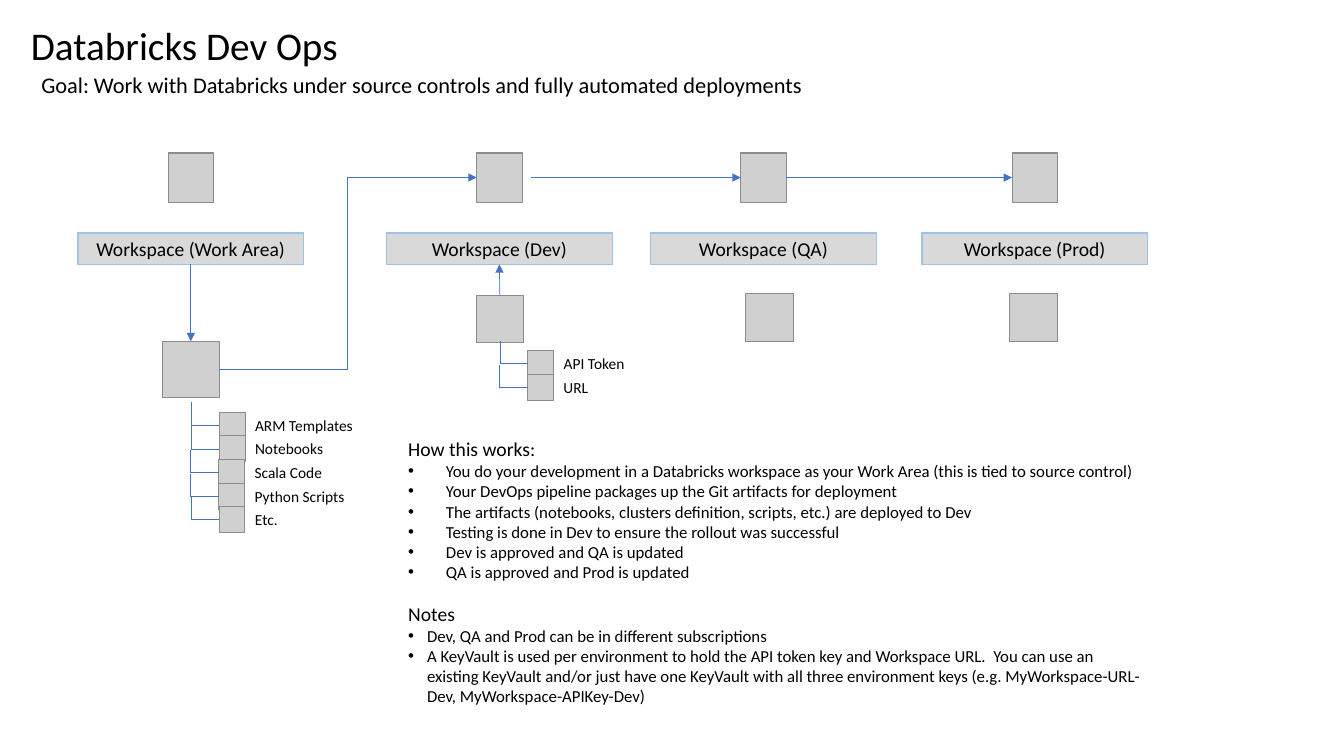
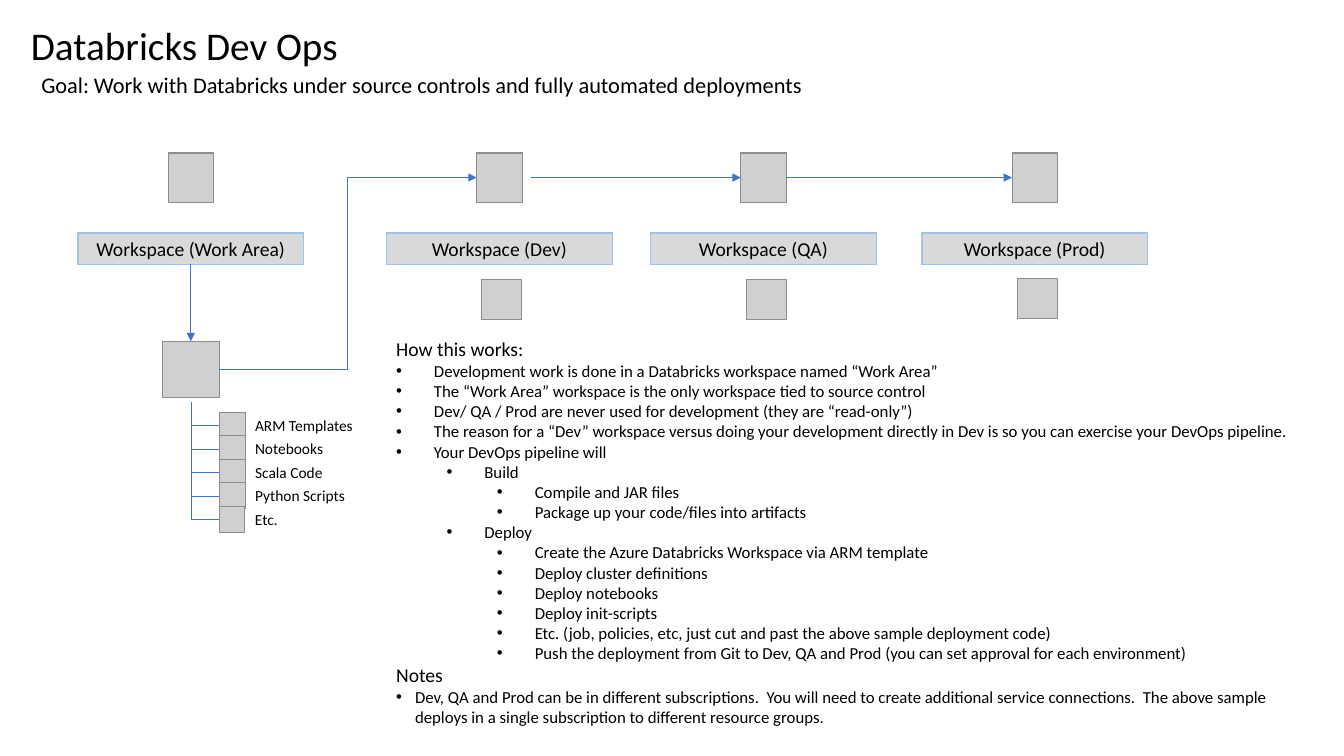
Before and after one commit to AdamPaternostro/Azure-Databricks-Dev-Ops, a slide deck: slide 1 of Databricks Dev Ops.pptx. Drawn at 1344x756 pixels with LibreOffice and Linux fonts; fonts in the diff are those of the drawing; grey boxes stand for pictures. Boxes give left, top, right and bottom in pixels: in the first picture for what was removed or moved away, otherwise in the second. Text is boxed around its words. In the diff, an @@ line names an element or a change of style, - is before the commit and + after.

```diff
--- a/Databricks Dev Ops.pptx
+++ b/Databricks Dev Ops.pptx
@@ arrow removed from (500, 295) to (499, 264) @@
@@ picture: place and size @@
-picture at box(476, 295, 523, 343)
+picture at box(482, 280, 522, 321)
@@ picture: place and size @@
-picture at box(746, 293, 793, 341)
+picture at box(746, 280, 786, 321)
@@ picture: place and size @@
-picture at box(1010, 293, 1058, 341)
+picture at box(1018, 278, 1059, 319)
@@ text "How this works:": place and size @@
-text "How this works:" at box(408, 442, 1139, 705)
+text "How this works:" at box(396, 342, 1286, 726)
@@ elbow line removed from (528, 364) to (500, 341) @@
@@ picture removed at box(528, 351, 555, 377) @@
@@ text removed at box(564, 358, 625, 369) @@
-API Token
@@ text at box(434, 365, 1286, 662): text changed @@
-• You do your development in a Databricks workspace as your Work Area (this is tied to source control)
-• Your DevOps pipeline packages up the Git artifacts for deployment
-• The artifacts (notebooks, clusters definition, scripts, etc.) are deployed to Dev
-• Testing is done in Dev to ensure the rollout was successful
-• Dev is approved and QA is updated
-• QA is approved and Prod is updated
+• Development work is done in a Databricks workspace named “Work Area”
+• The “Work Area” workspace is the only workspace tied to source control
+• Dev/ QA / Prod are never used for development (they are “read-only”)
+• The reason for a “Dev” workspace versus doing your development directly in Dev is so you can exercise your DevOps pipeline.
+• Your DevOps pipeline will
+  • Build
+    • Compile and JAR files
+    • Package up your code/files into artifacts
+  • Deploy
+    • Create the Azure Databricks Workspace via ARM template
+    • Deploy cluster definitions
+    • Deploy notebooks
+    • Deploy init-scripts
+    • Etc. (job, policies, etc, just cut and past the above sample deployment code)
+    • Push the deployment from Git to Dev, QA and Prod (you can set approval for each environment)
@@ elbow line removed from (527, 387) to (500, 365) @@
@@ picture removed at box(527, 375, 554, 401) @@
@@ text removed at box(563, 383, 588, 393) @@
-URL
@@ text at box(415, 691, 1266, 726): text changed @@
-• Dev, QA and Prod can be in different subscriptions
-• A KeyVault is used per environment to hold the API token key and Workspace URL. You can use an existing KeyVault and/or just have one KeyVault with all three environment keys (e.g. MyWorkspace-URL-Dev, MyWorkspace-APIKey-Dev)
+• Dev, QA and Prod can be in different subscriptions. You will need to create additional service connections. The above sample deploys in a single subscription to different resource groups.
```
Also in this commit, not shown: 2 other slides changed, 1 slide added, 1 slide removed, 2 other files.
